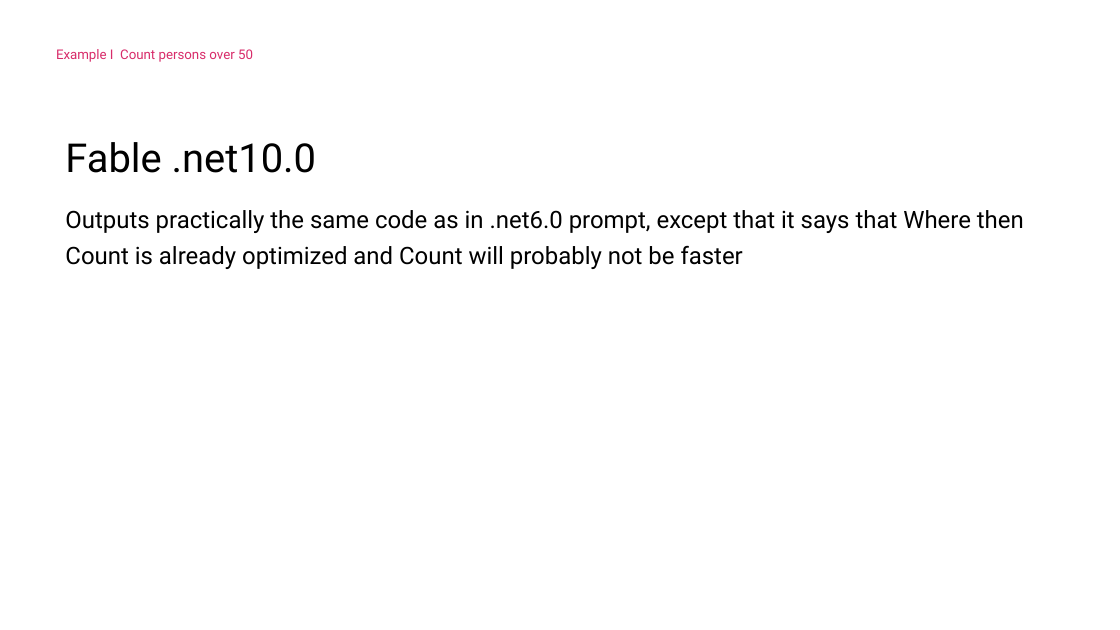
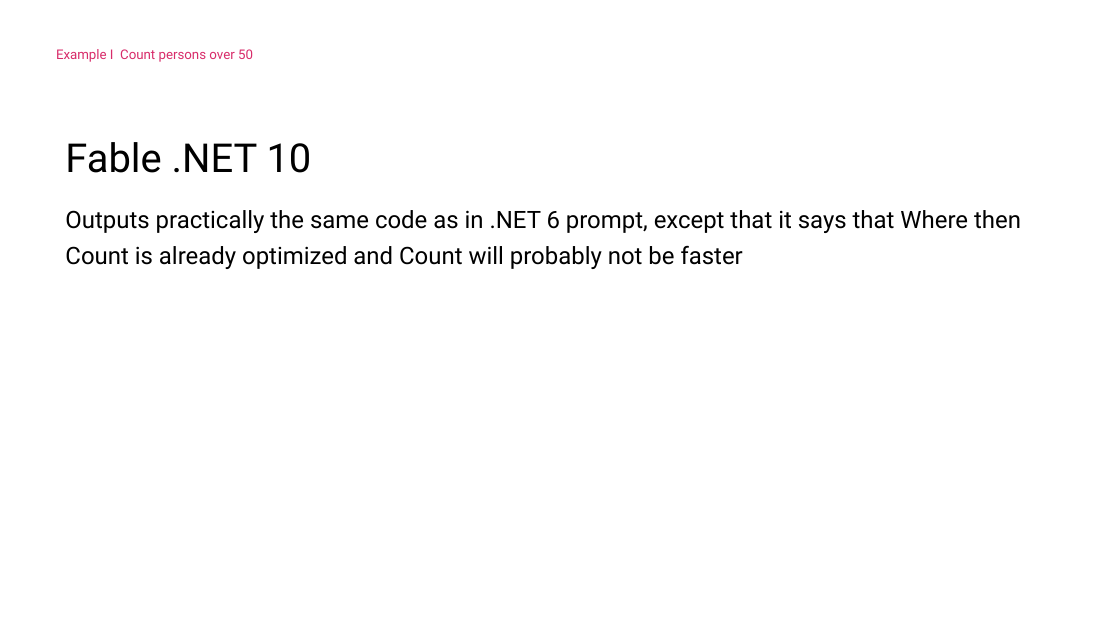
Before and after one commit to ILikeSahne/PerformanceOptimizationsInCSharp, a slide deck: slide 56 of Powerpoint.pptx. Drawn at 1120x630 pixels with LibreOffice and Linux fonts; fonts in the diff are those of the drawing; background and template pictures are left out. Boxes give left, top, right and bottom in pixels: in the first picture for what was removed or moved away, otherwise in the second. Text is boxed around its words. In the diff, an @@ line names an element or a change of style, - is before the commit and + after.

```diff
--- a/Powerpoint.pptx
+++ b/Powerpoint.pptx
@@ text at (x1=65, y1=142, x2=312, y2=173): text changed @@
-Fable .net10.0
+Fable .NET 10
@@ text at (x1=65, y1=210, x2=1021, y2=269): text changed @@
-Outputs practically the same code as in .net6.0 prompt, except that it says that Where then Count is already optimized and Count will probably not be faster
+Outputs practically the same code as in .NET 6 prompt, except that it says that Where then Count is already optimized and Count will probably not be faster
```
Also in this commit, not shown: 95 other slides changed, 7 slides added, 1 slide removed, 10 other files.
